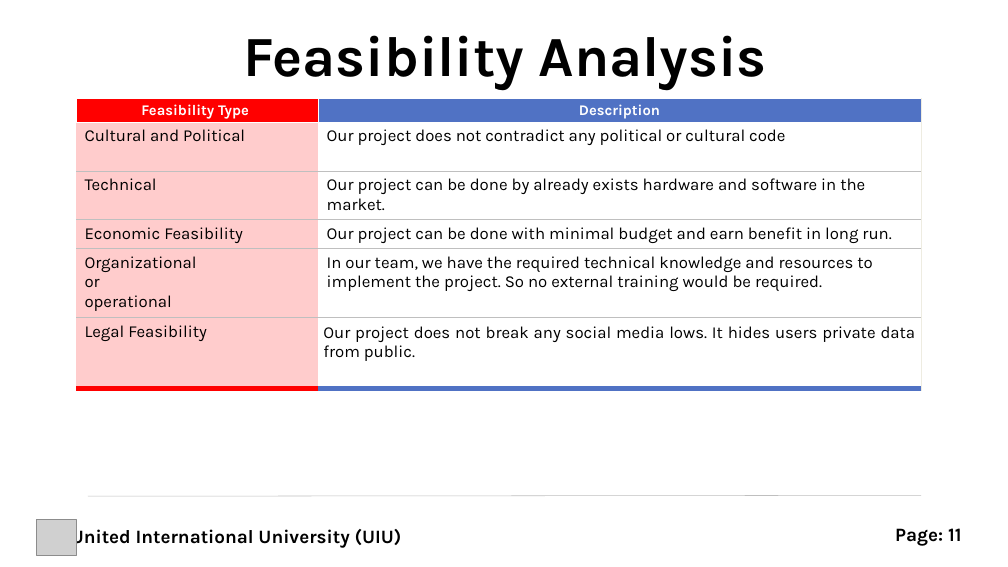
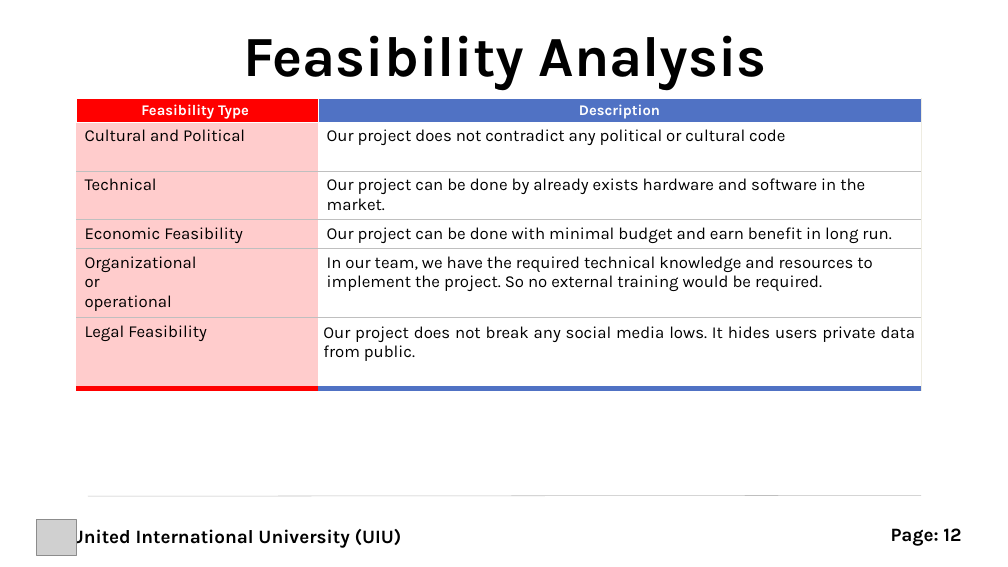
Before and after one commit to rayhanalshorif133/MSCSE-UIU, a slide deck: slide 13 of CSE-6159-SSA/ProTutorBD.pptx. Drawn at 1008x567 pixels with LibreOffice and Linux fonts; fonts in the diff are those of the drawing; grey boxes stand for pictures. Boxes give left, top, right and bottom in pixels: in the first picture for what was removed or moved away, otherwise in the second. Text is boxed around its words. In the diff, an @@ line names an element or a change of style, - is before the commit and + after.

```diff
--- a/CSE-6159-SSA/ProTutorBD.pptx
+++ b/CSE-6159-SSA/ProTutorBD.pptx
@@ text at (891,528,961,546): text changed @@
-Page: 11
+Page: 12
```
Also in this commit, not shown: 2 other slides changed, 1 slide added, 2 other files.
